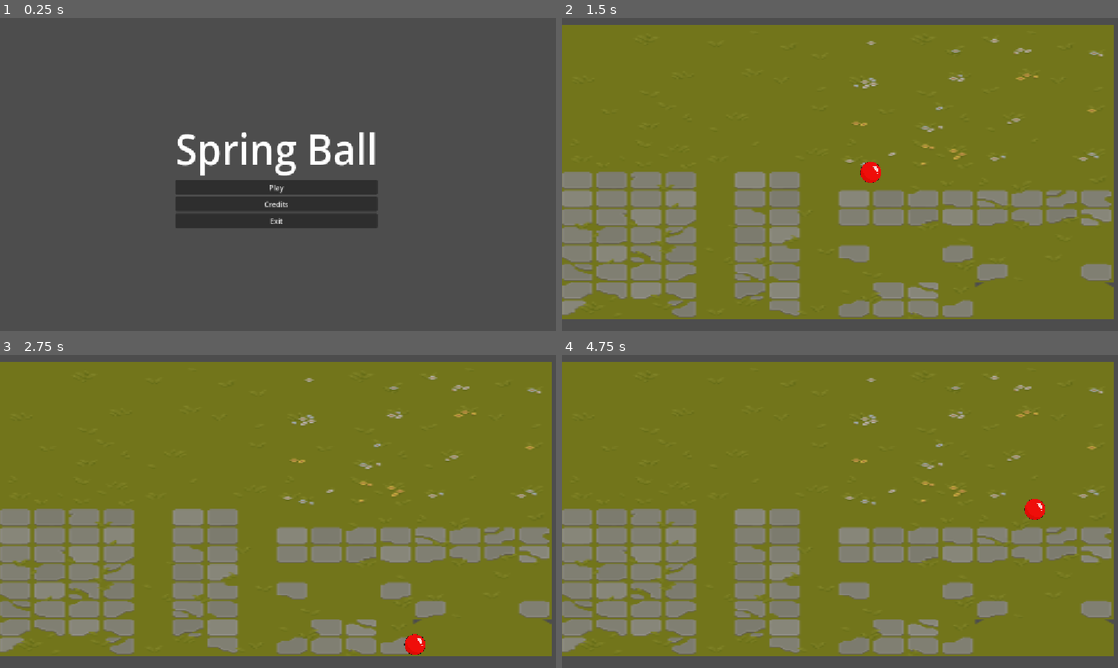
Above: before the commit, frames 1-4 (two rows, left to right).
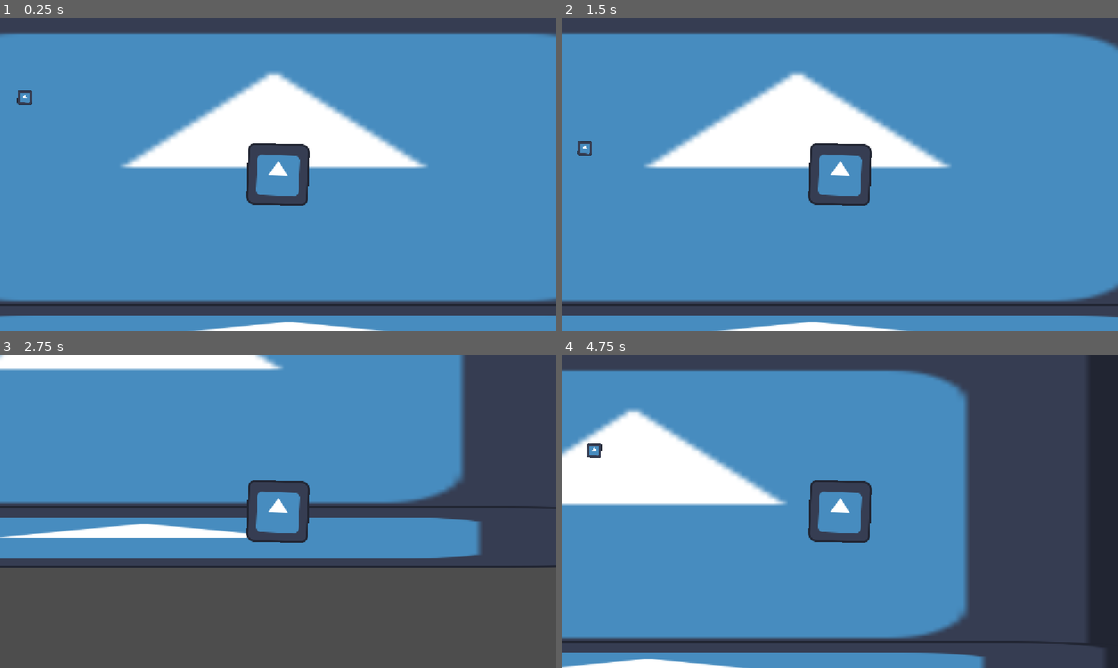
Above: after the commit, the same moments.

Repository: Cesar6112/SpringBall
Game: Godot game, scene res://pureba.tscn
Two runs of this game, one before a commit and one after it. Both use one fixed random seed, a clock stepped at 60 frames per second and the inputs below. Before the commit the project starts from res://menu.tscn. The engine's default icon, where the game draws it, is replaced by a stand-in: a white triangle on a blue panel in a dark square.
Inputs (mouse positions are in pixels of both pictures, inside the frame that each line leads up to):
- Up to frame 1 (0.25 s): no input
- Up to frame 2 (1.5 s): click (840, 187) at 0.5 s, where only the run before the commit has a clickable "Play"; tap Enter at 1.25 s; hold D (right) from 1.28 s (still down)
- Up to frame 3 (2.75 s): release D (right) at 2.03 s; hold S (down) from 2.03 s (still down)
- Up to frame 4 (4.75 s): release S (down) at 2.78 s; hold D (right) 2.78-3.53 s; hold W (up) 3.53-4.28 s; hold A (left) from 4.28 s (still down)

The runs differ from the first frame. In frame 1, 90% of the frame differs, in the area x 0-100%, y 4-100%; in frame 2, 98%, in the area x 0-100%, y 2-100%; in frame 3, 95%; in frame 4, 97%.

Commit message:
subo enemigo

Diff:
--- a/area_2d.gd
+++ b/area_2d.gd
@@ -1 +1,5 @@
 extends Area2D
+
+func _on_body_entered(body: Node2D) -> void:
+	if body.is_in_group("Player"):
+		get_tree().reload_current_scene()
--- /dev/null
+++ b/area_2d_2.gd
@@ -0,0 +1,5 @@
+extends Area2D
+
+func _on_body_entered(body: Node2D) -> void:
+	if body.is_in_group("Player"):
+		get_tree().reload_current_scene()
--- a/enemy.tscn
+++ b/enemy.tscn
@@ -1,9 +1,10 @@
 [gd_scene format=3 uid="uid://bm3pkkowuvywg"]
 
 [ext_resource type="Texture2D" uid="uid://c1tp7pqe622b5" path="res://icon.svg" id="1_7k104"]
+[ext_resource type="Script" uid="uid://dh55p0vhfqch3" path="res://area_2d.gd" id="2_4gyqm"]
 
 [sub_resource type="GDScript" id="GDScript_7k104"]
-script/source = "extends CharacterBody2D
+script/source = "extends Area2D
 
 
 @export var speed: float
@@ -13,53 +14,56 @@
 var is_waiting = false
 
 func _physics_process(delta):
-	if is_waiting:
+	if is_waiting or waypoints.is_empty():
 		return
 
 	var min_distance = 5.0
 	var target_position = waypoints[current_index].global_position
-	var direction = target_position - global_position
-	var distance = direction.length()
-	direction = direction.normalized()
-	velocity = direction * speed
+	var distance = global_position.distance_to(target_position)
 
 	if distance < min_distance:
 		current_index += 1
-		velocity = Vector2.ZERO
+		if current_index >= waypoints.size():
+			current_index = 0
 		$Timer.start()
 		is_waiting = true
-		if current_index >= waypoints.size():
-			current_index = 0
-
-	move_and_slide()
-
-
+	else:
+		global_position = global_position.move_toward(target_position, speed * delta)
 func _on_timer_timeout():
 	is_waiting = false
 
-
-
-	extends
+func _on_body_entered(body: Node2D) -> void:
+	get_tree().reload_current_scene.call_deferred()
 "
 
+[sub_resource type="CircleShape2D" id="CircleShape2D_8w0r3"]
+radius = 38.160843
+
 [sub_resource type="RectangleShape2D" id="RectangleShape2D_8w0r3"]
-size = Vector2(113, 118)
+size = Vector2(36.5, 37.5)
 
-[node name="enemygo xdd" type="CharacterBody2D" unique_id=1468154598]
+[node name="enemygo xdd" type="Area2D" unique_id=1188058775]
 script = SubResource("GDScript_7k104")
 speed = 500.0
 
 [node name="Sprite2D" type="Sprite2D" parent="." unique_id=338102852]
+position = Vector2(-0.7979001, 3.0052643)
 rotation = 0.034906585
+scale = Vector2(0.23591378, 0.23421517)
 texture = ExtResource("1_7k104")
 
 [node name="Timer" type="Timer" parent="." unique_id=258419730]
 wait_time = 2.0
 
 [node name="Area2D" type="Area2D" parent="." unique_id=632005830]
+script = ExtResource("2_4gyqm")
 
 [node name="CollisionShape2D" type="CollisionShape2D" parent="Area2D" unique_id=740069366]
 position = Vector2(0.5, 1)
+shape = SubResource("CircleShape2D_8w0r3")
+
+[node name="CollisionShape2D" type="CollisionShape2D" parent="." unique_id=269275649]
+position = Vector2(1, 4)
 shape = SubResource("RectangleShape2D_8w0r3")
 
 [connection signal="timeout" from="Timer" to="." method="_on_timer_timeout"]
--- /dev/null
+++ b/nivel1.tscn
@@ -0,0 +1,42 @@
+[gd_scene format=3 uid="uid://3m57jsig7bxt"]
+
+[ext_resource type="PackedScene" uid="uid://cnw0wkvnd5etf" path="res://nivel.tscn" id="1_dbkrs"]
+[ext_resource type="PackedScene" uid="uid://bm3pkkowuvywg" path="res://enemy.tscn" id="2_iicca"]
+[ext_resource type="PackedScene" uid="uid://duwe2tngv1nck" path="res://player.tscn" id="3_hbxap"]
+
+[node name="Node2D" type="Node2D" unique_id=657078144]
+
+[node name="Level" parent="." unique_id=1176346366 instance=ExtResource("1_dbkrs")]
+
+[node name="waypoints" type="Node2D" parent="Level" unique_id=674191048]
+position = Vector2(32, 393)
+
+[node name="waypoint" type="Marker2D" parent="Level/waypoints" unique_id=1147332303]
+position = Vector2(436, -54)
+
+[node name="waypoint2" type="Marker2D" parent="Level/waypoints" unique_id=504229586]
+position = Vector2(598, -51)
+
+[node name="waypoint3" type="Marker2D" parent="Level/waypoints" unique_id=347087397]
+position = Vector2(605, 55)
+
+[node name="waypoint4" type="Marker2D" parent="Level/waypoints" unique_id=1262988338]
+position = Vector2(693, 87)
+
+[node name="waypoint5" type="Marker2D" parent="Level/waypoints" unique_id=1430861964]
+position = Vector2(614, 118)
+
+[node name="waypoint6" type="Marker2D" parent="Level/waypoints" unique_id=653113782]
+position = Vector2(260, 118)
+
+[node name="waypoint7" type="Marker2D" parent="Level/waypoints" unique_id=1254100968]
+position = Vector2(260, 32)
+
+[node name="waypoint8" type="Marker2D" parent="Level/waypoints" unique_id=443804330]
+position = Vector2(431, 18)
+
+[node name="enemygo xdd" parent="Level" unique_id=1468154598 instance=ExtResource("2_iicca")]
+position = Vector2(727, 477)
+
+[node name="CharacterBody2D" parent="Level" unique_id=1120732112 instance=ExtResource("3_hbxap")]
+position = Vector2(917, 85)
--- /dev/null
+++ b/nose.tscn
@@ -0,0 +1,42 @@
+[gd_scene format=3 uid="uid://tw2560u4rmdr"]
+
+[ext_resource type="PackedScene" uid="uid://cq8oryd20ymwh" path="res://map.tscn" id="1_3tnr1"]
+[ext_resource type="PackedScene" uid="uid://bm3pkkowuvywg" path="res://enemy.tscn" id="2_dcqul"]
+
+[node name="Node2D" unique_id=1775908148 instance=ExtResource("1_3tnr1")]
+
+[node name="TxTilesetGrass" parent="." index="0" unique_id=335779697]
+position = Vector2(577, 317.99997)
+
+[node name="Node2D" parent="." index="1" unique_id=332292609]
+position = Vector2(8, 0)
+
+[node name="waypoints" type="Node2D" parent="." index="2" unique_id=328677950]
+position = Vector2(-428, 699)
+
+[node name="waypoint" type="Marker2D" parent="waypoints" index="0" unique_id=151658107]
+position = Vector2(824, -399)
+
+[node name="waypoint2" type="Marker2D" parent="waypoints" index="1" unique_id=1978318006]
+position = Vector2(826, -296)
+
+[node name="waypoint3" type="Marker2D" parent="waypoints" index="2" unique_id=621811849]
+position = Vector2(908, -246)
+
+[node name="waypoint4" type="Marker2D" parent="waypoints" index="3" unique_id=249519271]
+position = Vector2(1132, -277)
+
+[node name="waypoint5" type="Marker2D" parent="waypoints" index="4" unique_id=995489512]
+position = Vector2(1019, -259)
+
+[node name="waypoint6" type="Marker2D" parent="waypoints" index="5" unique_id=619838998]
+position = Vector2(1224, -328)
+
+[node name="waypoint7" type="Marker2D" parent="waypoints" index="6" unique_id=1249157032]
+position = Vector2(1145, -461)
+
+[node name="waypoint8" type="Marker2D" parent="waypoints" index="7" unique_id=550569816]
+position = Vector2(972, -502)
+
+[node name="enemygo xdd" parent="." index="3" unique_id=1468154598 instance=ExtResource("2_dcqul")]
+position = Vector2(485, 321)
--- a/player.tscn
+++ b/player.tscn
@@ -4,9 +4,9 @@
 [ext_resource type="Texture2D" uid="uid://c1tp7pqe622b5" path="res://icon.svg" id="2_ghijl"]
 
 [sub_resource type="RectangleShape2D" id="RectangleShape2D_8w0r3"]
-size = Vector2(113, 118)
+size = Vector2(115, 117)
 
-[node name="CharacterBody2D" type="CharacterBody2D" unique_id=1468154598]
+[node name="CharacterBody2D" type="CharacterBody2D" unique_id=1468154598 groups=["Player"]]
 script = ExtResource("1_ij6vw")
 
 [node name="Sprite2D" type="Sprite2D" parent="." unique_id=338102852]
--- a/project.godot
+++ b/project.godot
@@ -11,7 +11,7 @@
 [application]
 
 config/name="Nuevo Proyecto de Juego"
-run/main_scene="uid://c8ixks6irxc7k"
+run/main_scene="uid://dtupmjn3h17y6"
 config/features=PackedStringArray("4.7", "GL Compatibility")
 config/icon="res://icon.svg"
 
@@ -47,6 +47,11 @@
 "events": [Object(InputEventKey,"resource_local_to_scene":false,"resource_name":"","device":-1,"window_id":0,"alt_press …(192 unchanged characters)…
 ]
 }
+dash={
+"deadzone": 0.2,
+"events": [Object(InputEventKey,"resource_local_to_scene":false,"resource_name":"","device":-1,"window_id":0,"alt_pressed":false,"shift_pressed":false,"ctrl_pressed":false,"meta_pressed":false,"pressed":false,"keycode":0,"physical_keycode":90,"key_label":0,"unicode":122,"location":0,"echo":false,"script":null)
+]
+}
 
 [physics]
 
--- a/pureba.tscn
+++ b/pureba.tscn
@@ -3,9 +3,13 @@
 [ext_resource type="Texture2D" uid="uid://c1tp7pqe622b5" path="res://icon.svg" id="1_ljdp5"]
 [ext_resource type="PackedScene" uid="uid://duwe2tngv1nck" path="res://player.tscn" id="2_p7ckx"]
 [ext_resource type="PackedScene" uid="uid://bm3pkkowuvywg" path="res://enemy.tscn" id="3_isyrl"]
+[ext_resource type="Script" uid="uid://dlgi2vv2tkadw" path="res://area_2d_2.gd" id="3_p7ckx"]
 
 [sub_resource type="RectangleShape2D" id="RectangleShape2D_8w0r3"]
 size = Vector2(2026.125, 138.75)
+
+[sub_resource type="CircleShape2D" id="CircleShape2D_8w0r3"]
+radius = 95.005264
 
 [node name="mapa" type="Node2D" unique_id=1660048562]
 
@@ -25,13 +29,16 @@
 scale = Vector2(15.7734375, 1)
 texture = ExtResource("1_ljdp5")
 
-[node name="CharacterBody2D" parent="." unique_id=1468154598 instance=ExtResource("2_p7ckx")]
-position = Vector2(1031, -445)
-
 [node name="enemigo" parent="." unique_id=1604929520 node_paths=PackedStringArray("waypoints") instance=ExtResource("3_isyrl")]
 position = Vector2(487, -633)
 speed = 200.0
 waypoints = [NodePath("../waypoints/waypoint"), NodePath("../waypoints/waypoint2"), NodePath("../waypoints/waypoint3"), NodePath("../waypoints/waypoint4"), NodePath("../waypoints/waypoint5"), NodePath("../waypoints/waypoint6"), NodePath("../waypoints/waypoint7"), NodePath("../waypoints/waypoint8")]
+
+[node name="Area2D2" type="Area2D" parent="enemigo" unique_id=1733608765]
+script = ExtResource("3_p7ckx")
+
+[node name="CollisionShape2D" type="CollisionShape2D" parent="enemigo/Area2D2" unique_id=769421714]
+shape = SubResource("CircleShape2D_8w0r3")
 
 [node name="waypoints" type="Node2D" parent="." unique_id=1619926793]
 
@@ -58,3 +65,6 @@
 
 [node name="waypoint8" type="Marker2D" parent="waypoints" unique_id=1416695945]
 position = Vector2(789, -678)
+
+[node name="CharacterBody2D2" parent="." unique_id=1468154598 instance=ExtResource("2_p7ckx")]
+position = Vector2(1040, -430)
Not shown, added: area_2d_2.gd.uid
Not shown: 1 places in nivel.tscn that only renumber resources
